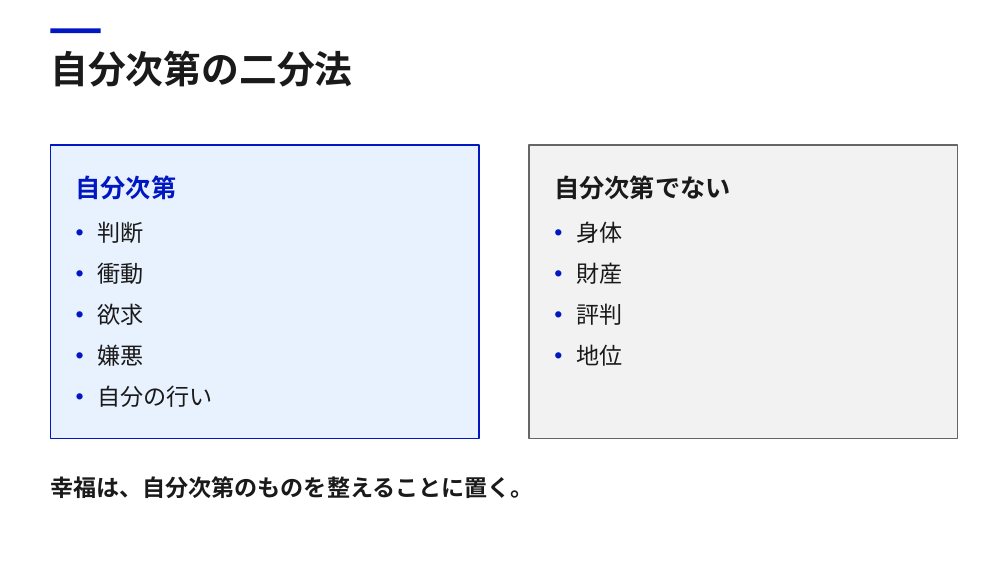
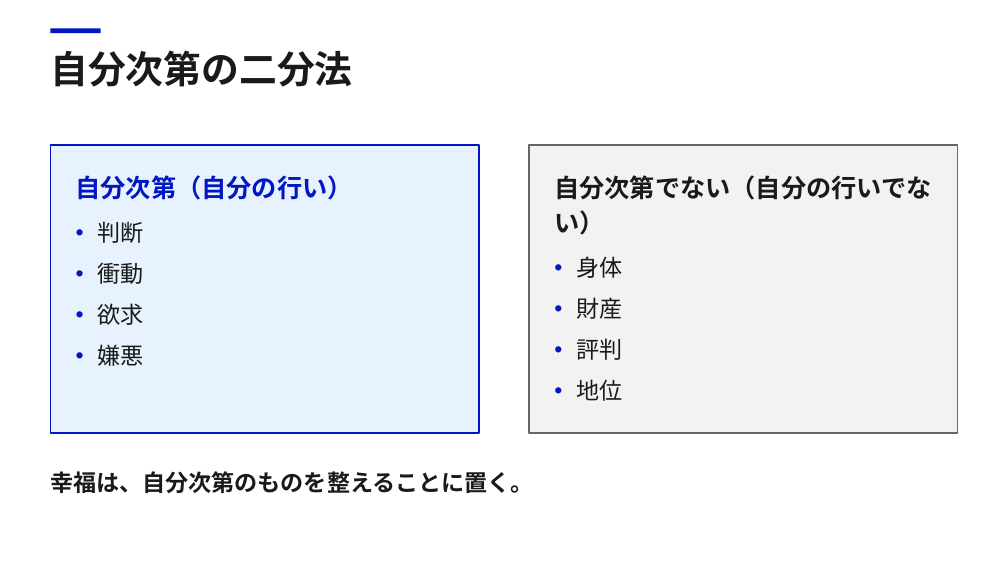
Before and after one commit to Daisetsu1980/markitdown, a slide deck: slide 16 of work/幸福_第2回/幸福_第2回.pptx. Drawn at 1008x567 pixels with LibreOffice and Linux fonts; fonts in the diff are those of the drawing. Boxes give left, top, right and bottom in pixels: in the first picture for what was removed or moved away, otherwise in the second. Text is boxed around its words. In the diff, an @@ line names an element or a change of style, - is before the commit and + after.

```diff
--- a/work/幸福_第2回/幸福_第2回.pptx
+++ b/work/幸福_第2回/幸福_第2回.pptx
@@ rectangle: place and size @@
-rectangle at (51,145,479,439)
+rectangle at (51,145,479,433)
@@ rectangle: place and size @@
-rectangle at (529,145,958,439)
+rectangle at (529,145,958,433)
@@ text at (76,175,353,200): text changed @@
-自分次第
+自分次第（自分の行い）
@@ text at (554,175,931,235): text changed @@
-自分次第でない
+自分次第でない（自分の行いでない）
@@ text at (98,385,213,407): paragraph removed @@
-• 自分の行い
@@ text "幸福は、自分次第のものを整えることに置く。": place and size @@
-text "幸福は、自分次第のものを整えることに置く。" at (50,476,534,498)
+text "幸福は、自分次第のものを整えることに置く。" at (50,471,534,493)
```
Also in this commit, not shown: 20 other slides changed, 25 other files.
